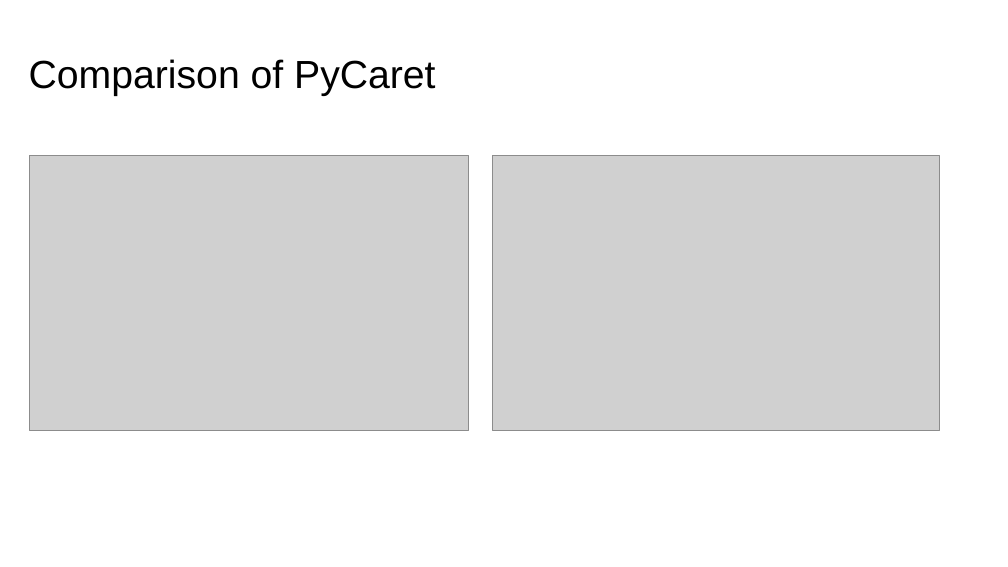
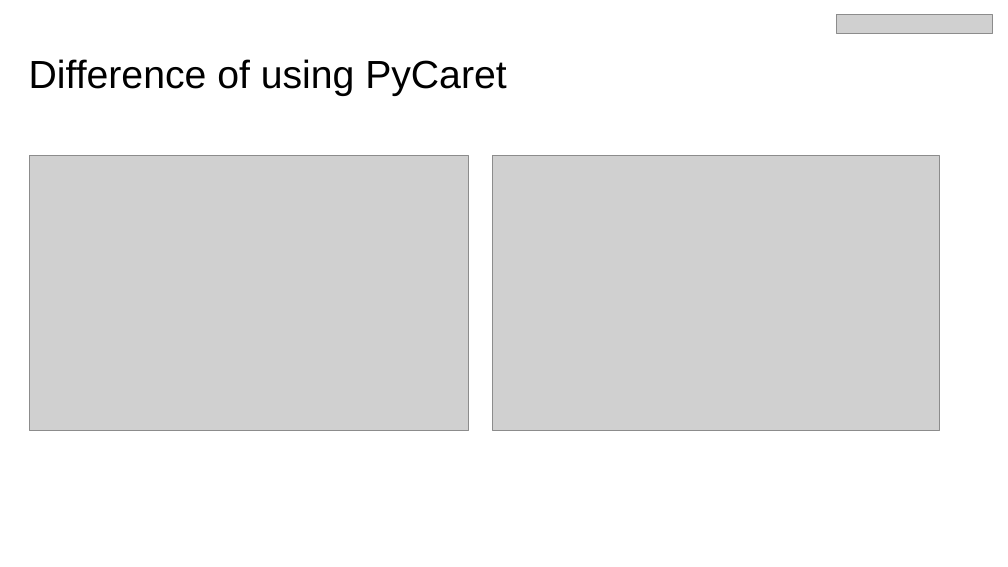
Before and after one commit to pycaret/pycaret-demo-dataraction, a slide deck: slide 15 of Introducing PyCaret - June 1 2020.pptx (slide 14 before the commit). Drawn at 1008x567 pixels with LibreOffice and Linux fonts; fonts in the diff are those of the drawing; grey boxes stand for pictures. Boxes give left, top, right and bottom in pixels: in the first picture for what was removed or moved away, otherwise in the second. Text is boxed around its words. In the diff, an @@ line names an element or a change of style, - is before the commit and + after.

```diff
--- a/Introducing PyCaret - June 1 2020.pptx
+++ b/Introducing PyCaret - June 1 2020.pptx
@@ picture added at bbox=[837, 14, 993, 33] @@
@@ title at bbox=[29, 59, 506, 96]: text changed @@
-Comparison of PyCaret
+Difference of using PyCaret
```
Also in this commit, not shown: 12 other slides changed, 2 slides added, 1 slide removed.
